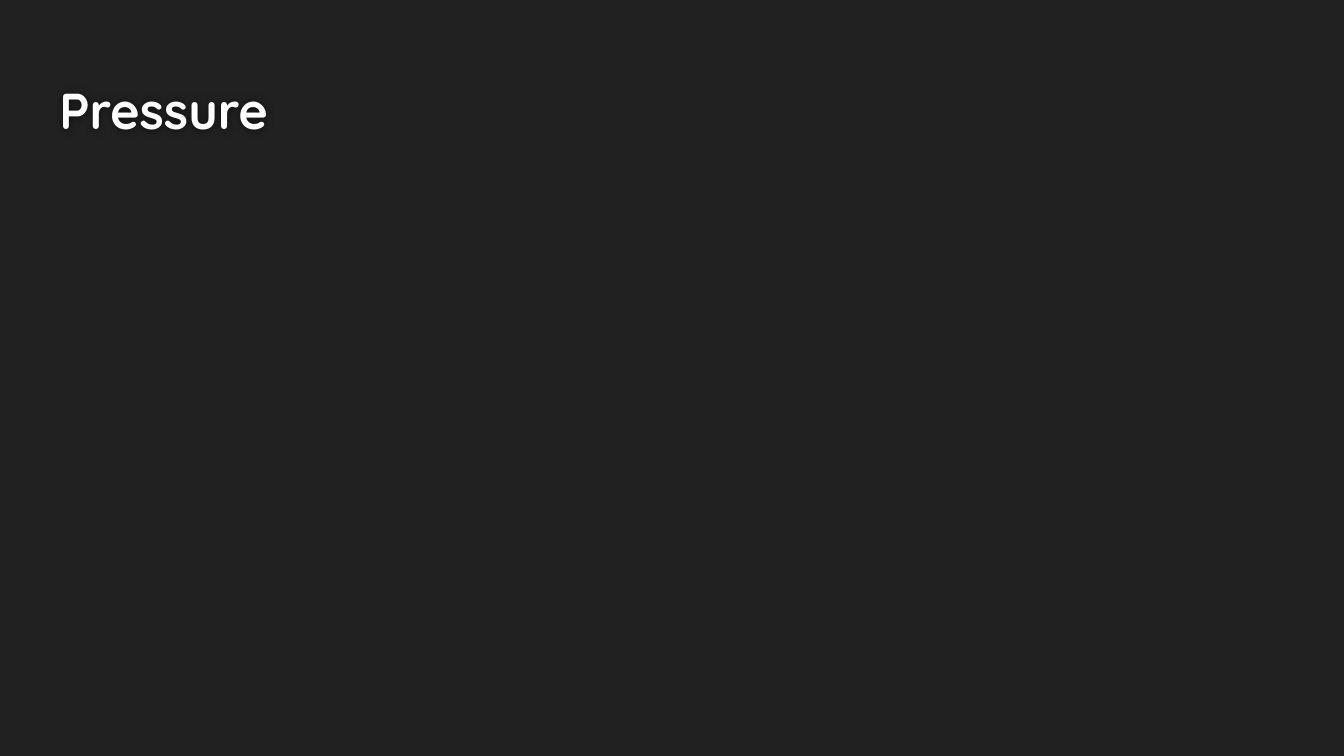
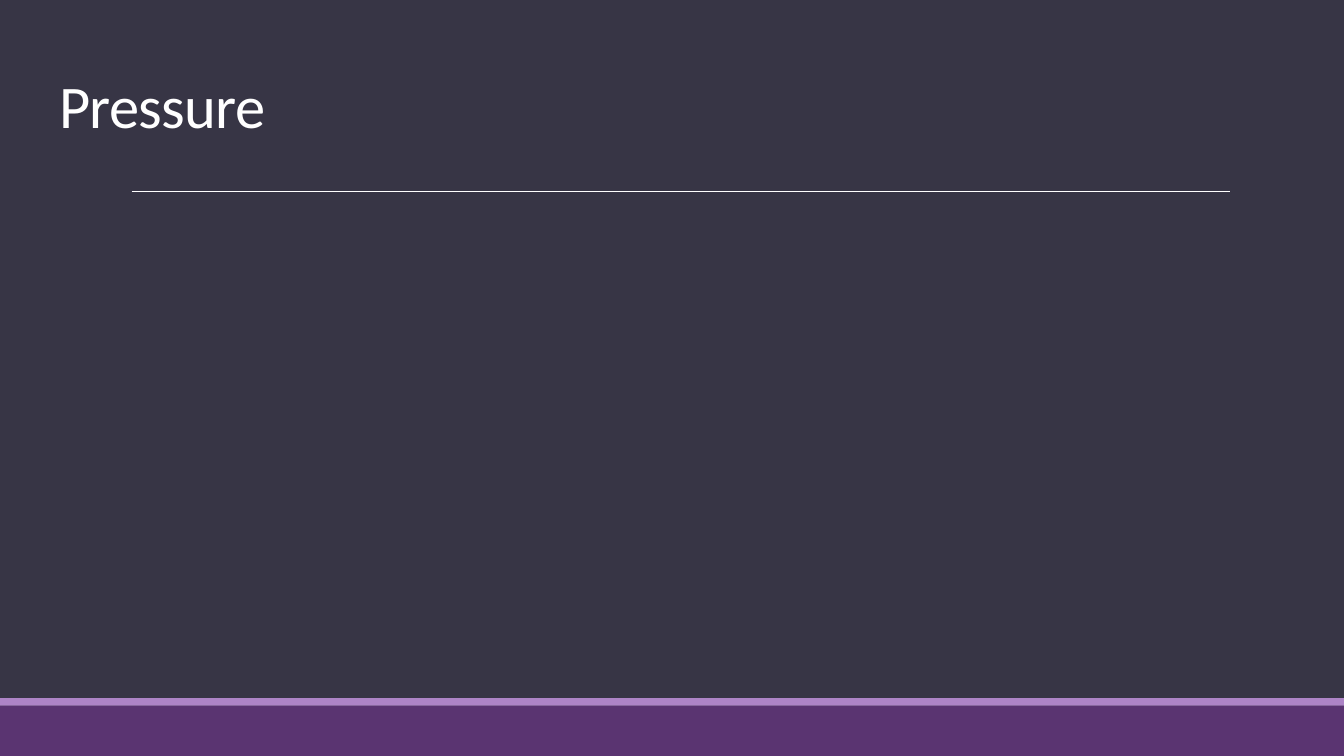
Before and after one commit to andrew-pa/fluidynm, a slide deck: slide 5 of Navier Stokes Presentation.pptx. Drawn at 1344x756 pixels with LibreOffice and Linux fonts; fonts in the diff are those of the drawing; grey boxes stand for pictures. Boxes give left, top, right and bottom in pixels: in the first picture for what was removed or moved away, otherwise in the second. Text is boxed around its words. In the diff, an @@ line names an element or a change of style, - is before the commit and + after.

```diff
--- a/Navier Stokes Presentation.pptx
+++ b/Navier Stokes Presentation.pptx
@@ background #212121 to #373545 @@
@@ title "Pressure" at (x1=59, y1=89, x2=265, y2=129): size 27 to 32.4 pt, font Quicksand to Calibri, text colour #FEFEFE to #FFFFFF, letter spacing 0 to -0.4 pt, bold off; line spacing 1 to 0.85 @@
@@ line added from (132, 192) to (1230, 192), #FFFFFF 0.5 pt @@
@@ rectangle added at (x1=0, y1=706, x2=1344, y2=756), fill #5A3471 @@
@@ rectangle added at (x1=0, y1=699, x2=1344, y2=706), fill #AD84C6 @@
```
Also in this commit, not shown: 9 other slides changed.
